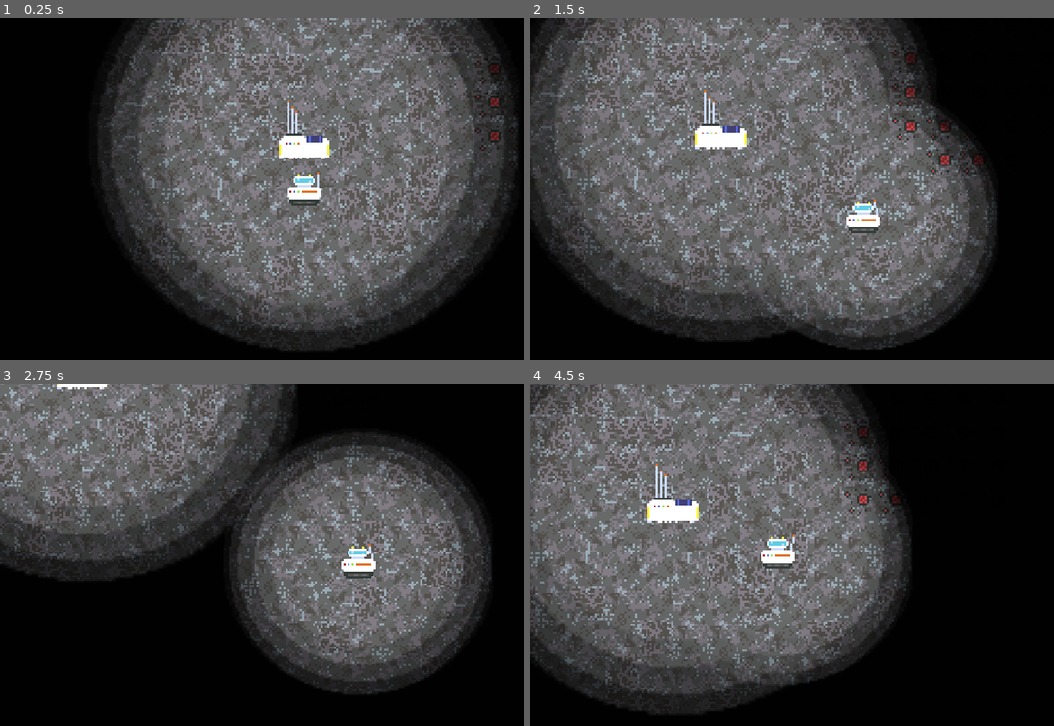
Above: before the commit, frames 1-4 (two rows, left to right).
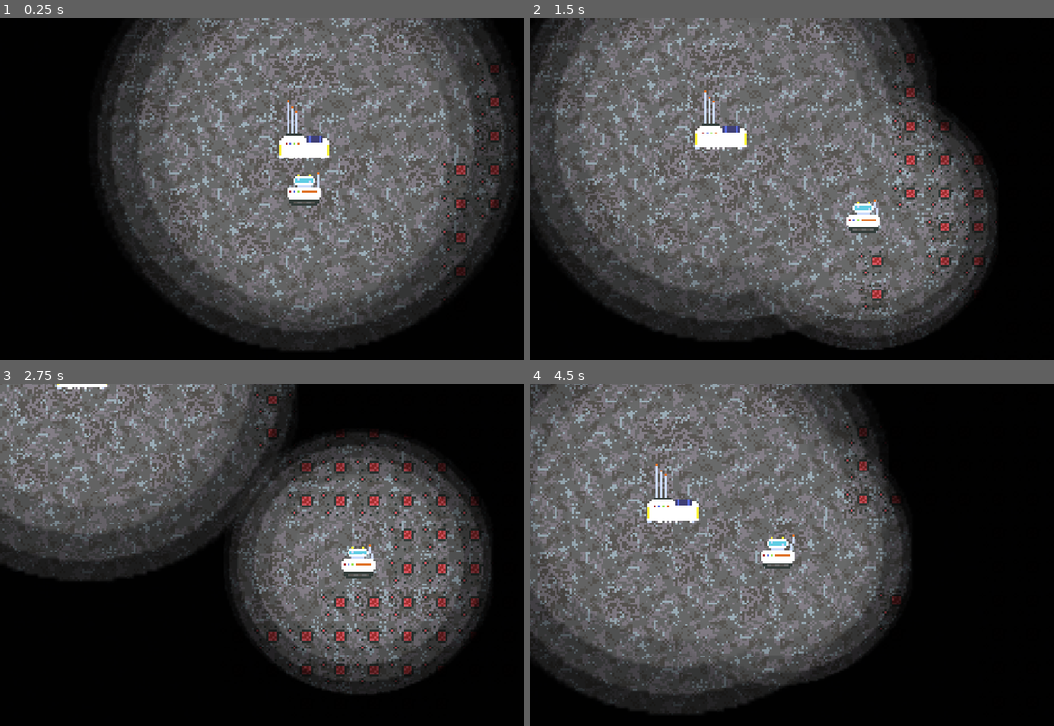
Above: after the commit, the same moments.

Repository: DanielDe8/Moonrunner
Game: Godot game, scene res://Scenes/Main.tscn
The game is run twice, just before and just after one commit, with the same random seed, the same clock (stepped at 60 frames per second) and the same inputs.
Inputs (mouse positions are in pixels of both pictures, inside the frame that each line leads up to):
- Up to frame 1 (0.25 s): no input
- Up to frame 2 (1.5 s): tap Enter at 0.5 s; move the mouse to (970, 171) at 0.52 s; hold Right (right) 0.53-1.28 s; click (970, 171) at 0.67 s; move the mouse to (713, 206) at 1.27 s; hold Down (down) from 1.28 s (still down)
- Up to frame 3 (2.75 s): move the mouse to (366, 479) at 2.02 s; release Down (down) at 2.03 s; hold Right (right) from 2.03 s (still down)
- Up to frame 4 (4.5 s): move the mouse to (802, 623) at 2.77 s; release Right (right) at 2.78 s; hold Up (up) 2.78-3.53 s; click (802, 623) at 2.92 s; move the mouse to (1017, 606) at 3.52 s; hold Left (left) from 3.53 s (still down); move the mouse to (650, 503) at 4.27 s

The runs differ from the first frame. In frame 1, 20% of the frame differs, in the area x 19-99%, y 0-98%; in frame 2, 24%, in the area x 0-89%, y 0-97%; in frame 3, 19%; in frame 4, 21%.

Commit message:
ore spawn fix add object for ores and stuff

Diff:
--- /dev/null
+++ b/Objects/ore.tscn
@@ -0,0 +1,17 @@
+[gd_scene format=3]
+
+[ext_resource type="Script" path="res://Scripts/ore.gd" id="1_ore"]
+[ext_resource type="Texture2D" uid="uid://db6qfx3nw4wwb" path="res://Assets/red_ore_1.png" id="2_tex"]
+
+[sub_resource type="RectangleShape2D" id="RectangleShape2D_ore"]
+size = Vector2(16, 16)
+
+[node name="Ore" type="Area2D" groups=["Collectables"]]
+script = ExtResource("1_ore")
+
+[node name="Sprite2D" type="Sprite2D" parent="."]
+texture_filter = 1
+texture = ExtResource("2_tex")
+
+[node name="CollisionShape2D" type="CollisionShape2D" parent="."]
+shape = SubResource("RectangleShape2D_ore")
--- a/Scenes/Main.tscn
+++ b/Scenes/Main.tscn
@@ -6,6 +6,7 @@
 [ext_resource type="Script" uid="uid://ddin3htwgf7ov" path="res://Scripts/ore_spawner.gd" id="4_pbw6q"]
 [ext_resource type="PackedScene" uid="uid://dcx1qkahlrj3e" path="res://Objects/planet_surface.tscn" id="5_pbw6q"]
 [ext_resource type="PackedScene" uid="uid://camp1234fire" path="res://Objects/base_camp.tscn" id="6_camp"]
+[ext_resource type="Script" path="res://Scripts/main.gd" id="7_main"]
 
 [sub_resource type="TileSetScenesCollectionSource" id="TileSetScenesCollectionSource_rgh2o"]
 scenes/1/scene = ExtResource("2_kln2b")
@@ -23,6 +24,7 @@
 sources/1 = SubResource("TileSetAtlasSource_surface")
 
 [node name="Node2D" type="Node2D" unique_id=1416863422]
+script = ExtResource("7_main")
 
 [node name="TileMapLayer" type="TileMapLayer" parent="." unique_id=1483234888]
 texture_filter = 1
--- /dev/null
+++ b/Scripts/main.gd
@@ -0,0 +1,5 @@
+extends Node2D
+
+@export var spawnable_objects: Array[PackedScene] = [
+	preload("res://Objects/ore.tscn")
+]
--- /dev/null
+++ b/Scripts/ore.gd
@@ -0,0 +1,9 @@
+extends Area2D
+
+
+func _ready() -> void:
+	body_entered.connect(_on_body_entered)
+
+func _on_body_entered(body: Node2D) -> void:
+	if body.is_in_group("Player") or body.name == "Player":
+		queue_free()
--- a/Scripts/ore_spawner.gd
+++ b/Scripts/ore_spawner.gd
@@ -1,11 +1,11 @@
 extends TileMapLayer
 
-@export var ore_scene: PackedScene = preload("res://Objects/collecteble_template.tscn")
 @export var map_seed: int = 0
-@export var view_radius: int = 50
+@export var view_radius: int = 22
+@export var max_view_radius: int = 60
 @export var infinite_follow_player: bool = true
-@export var ore_frequency: float = 0.002
-@export var ore_size_threshold: float = 0.20
+@export var ore_frequency: float = 0.05
+@export var ore_size_threshold: float = 0.45
 @export var starting_area_radius: int = 4
 @export var spawn_starter_patch: bool = true
 
@@ -15,6 +15,7 @@
 var generated_cells: Dictionary = {}
 var ore_noise := FastNoiseLite.new()
 var edge_noise := FastNoiseLite.new()
+var type_noise := FastNoiseLite.new()
 var starter_patch_center := Vector2i(6, -2)
 var last_player_cell := Vector2i(999999, 999999)
 var last_active_radius: int = 0
@@ -46,7 +47,7 @@
 		var cam: Camera2D = player.get_node("Camera2D")
 		var zoom_val: float = max(cam.zoom.x, 0.5)
 		var zoom_needed_radius: int = int(ceil(52.0 / zoom_val))
-		return clampi(max(view_radius, zoom_needed_radius), view_radius, 38)
+		return clampi(max(view_radius, zoom_needed_radius), view_radius, max(view_radius, max_view_radius))
 	return view_radius
 
 
@@ -62,9 +63,22 @@
 	edge_noise.noise_type = FastNoiseLite.TYPE_SIMPLEX
 	edge_noise.frequency = 0.22
 
+	type_noise.seed = active_seed + 4242
+	type_noise.noise_type = FastNoiseLite.TYPE_SIMPLEX_SMOOTH
+	type_noise.frequency = 0.018
+
 	var angle: float = randf() * TAU
 	var dist: float = float(starting_area_radius + 3)
 	starter_patch_center = Vector2i(int(round(cos(angle) * dist)), int(round(sin(angle) * dist)))
+
+
+func get_spawnable_objects() -> Array[PackedScene]:
+	var main_node := get_parent()
+	if main_node != null and "spawnable_objects" in main_node:
+		var list: Array[PackedScene] = main_node.spawnable_objects
+		if not list.is_empty():
+			return list
+	return []
 
 
 func update_map_around_player() -> void:
@@ -91,26 +105,40 @@
 func generate_tile(cell: Vector2i) -> void:
 	generated_cells[cell] = true
 	ground_layer.set_cell(cell, 0, Vector2i.ZERO, 2)
-	if should_spawn_ore(cell):
-		var ore = ore_scene.instantiate()
-		ore.position = ground_layer.map_to_local(cell)
-		add_child(ore)
+	var obj_index: int = get_spawn_object_index(cell)
+	if obj_index >= 0:
+		var objects := get_spawnable_objects()
+		if obj_index < objects.size() and objects[obj_index] != null:
+			var obj := objects[obj_index].instantiate()
+			obj.position = ground_layer.map_to_local(cell)
+			add_child(obj)
 
 
-func should_spawn_ore(cell: Vector2i) -> bool:
+func get_spawn_object_index(cell: Vector2i) -> int:
+	var objects := get_spawnable_objects()
+	if objects.is_empty():
+		return -1
+
 	var dist_from_origin: float = Vector2(cell).length()
 	if dist_from_origin < float(starting_area_radius):
-		return false
+		return -1
 
 	var jitter: float = edge_noise.get_noise_2d(float(cell.x), float(cell.y)) * 0.12
 
 	if spawn_starter_patch:
 		var starter_dist: float = Vector2(cell - starter_patch_center).length()
-		if starter_dist <= 2.6 + jitter * 4.0:
-			return true
+		if starter_dist <= 2.2 + jitter * 3.0:
+			return 0
 
 	var base_val: float = ore_noise.get_noise_2d(float(cell.x), float(cell.y))
-	return (base_val + jitter) > ore_size_threshold
+	if (base_val + jitter) <= ore_size_threshold:
+		return -1
+
+	if objects.size() == 1:
+		return 0
+
+	var norm: float = clampf((type_noise.get_noise_2d(float(cell.x), float(cell.y)) + 0.6) / 1.2, 0.0, 0.9999)
+	return int(floor(norm * float(objects.size())))
 
 
 func create_circular_boundary(radius: int) -> void:
Not shown, added: Scripts/main.gd.uid
Not shown, added: Scripts/ore.gd.uid
